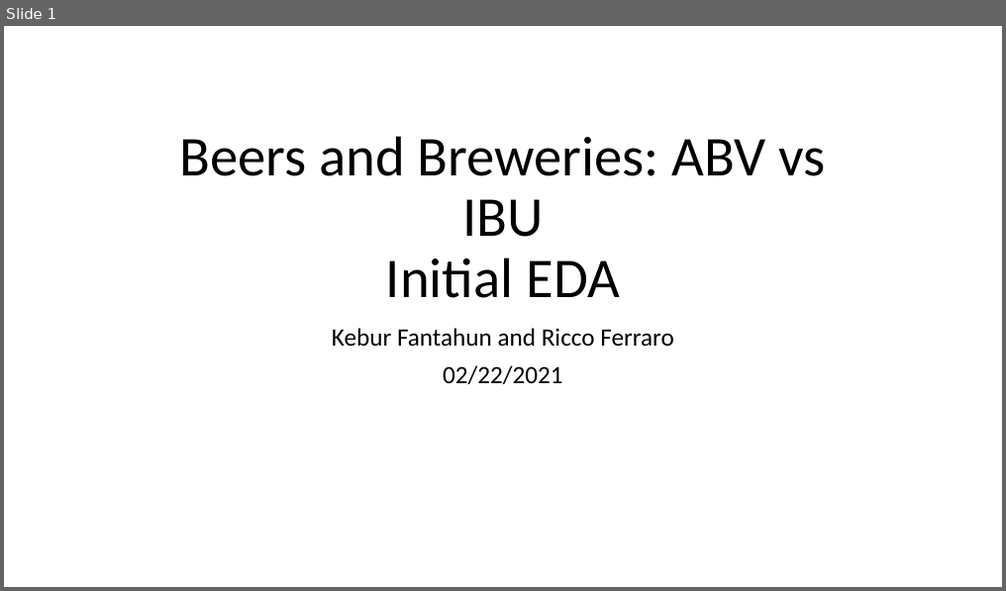
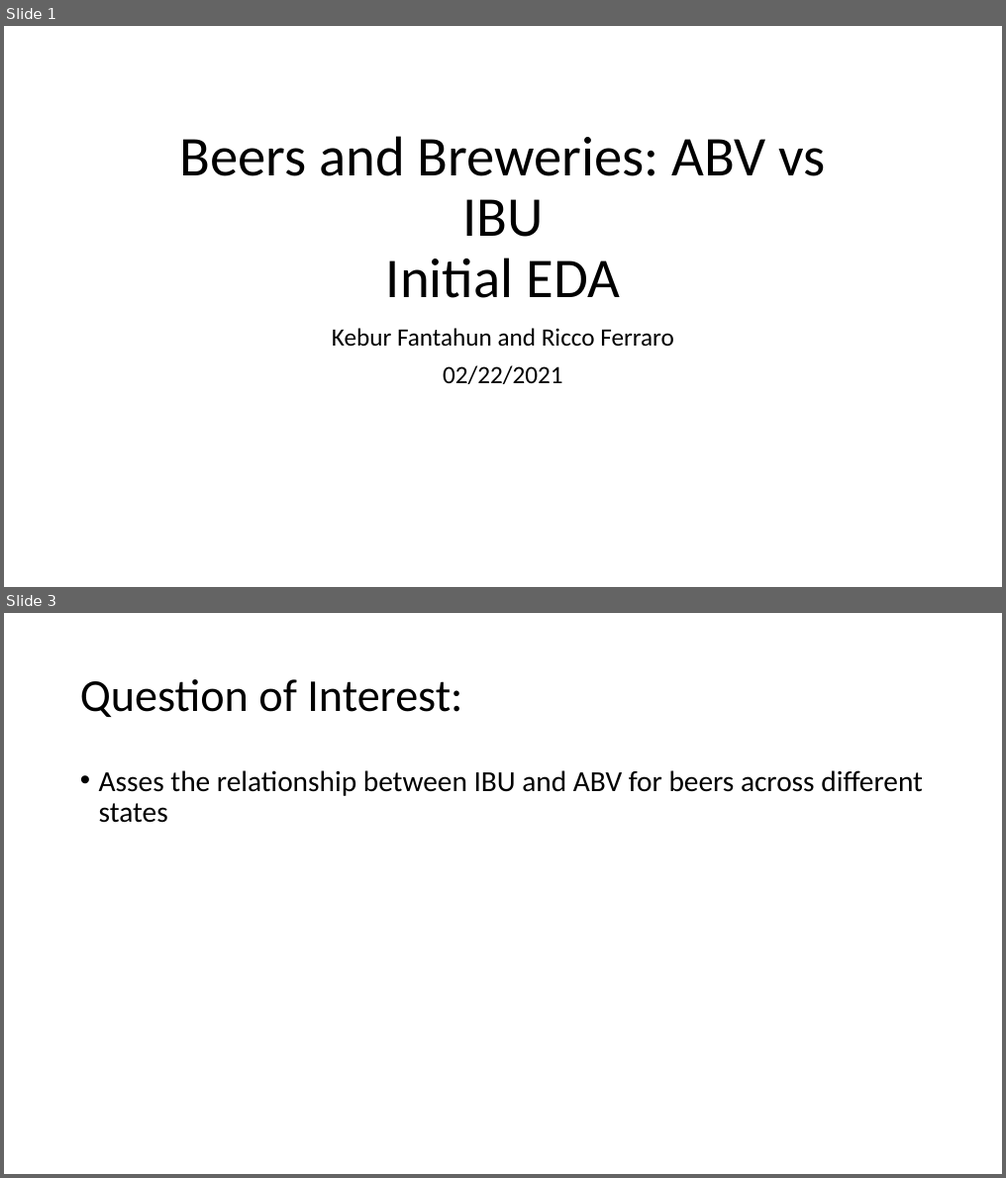
Before and after one commit to RiccoFerraro/dds_case_study_1, a slide deck: Beers_and_Breweries.pptx. Shown one above the other, each under a label of ours: slide 1 before the commit, slides 1 and 3 after it; the slides between them are not shown. The pictures are 1006x591 and 1006x1178 pixels, drawn with LibreOffice and Linux fonts; fonts in the diff are those of the drawing. Boxes give left, top, right and bottom in pixels: in the first picture for what was removed or moved away, otherwise in the second. Text is boxed around its words. In the diff, an @@ line names an element or a change of style, - is before the commit and + after.

```diff
--- a/Beers_and_Breweries.pptx
+++ b/Beers_and_Breweries.pptx
@@ slide 3 added at [4,613,1002,1174], background #FFFFFF @@
@@ title added at [80,679,462,717], 44 pt, text #000000 @@
+Question of Interest:
@@ text added at [99,770,923,823], 28 pt, text #000000 @@
+• Asses the relationship between IBU and ABV for beers across different states
```
Also in this commit, not shown: 6 slides changed, 12 other slides added, 2 slides removed, 3 other files.
